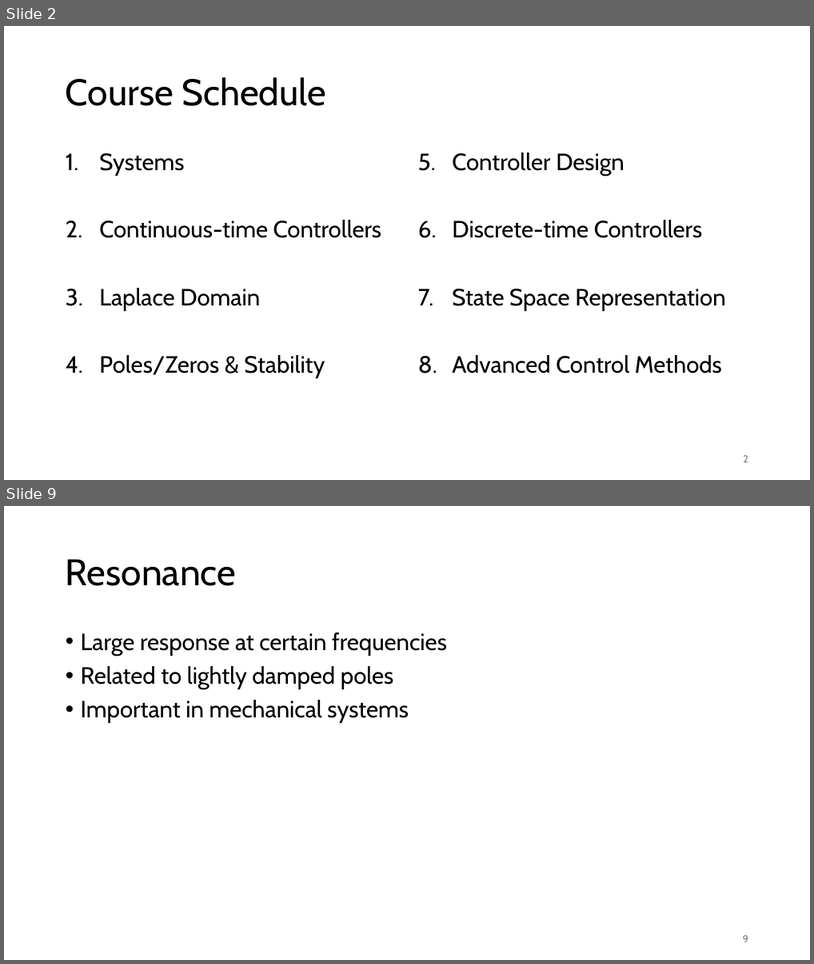
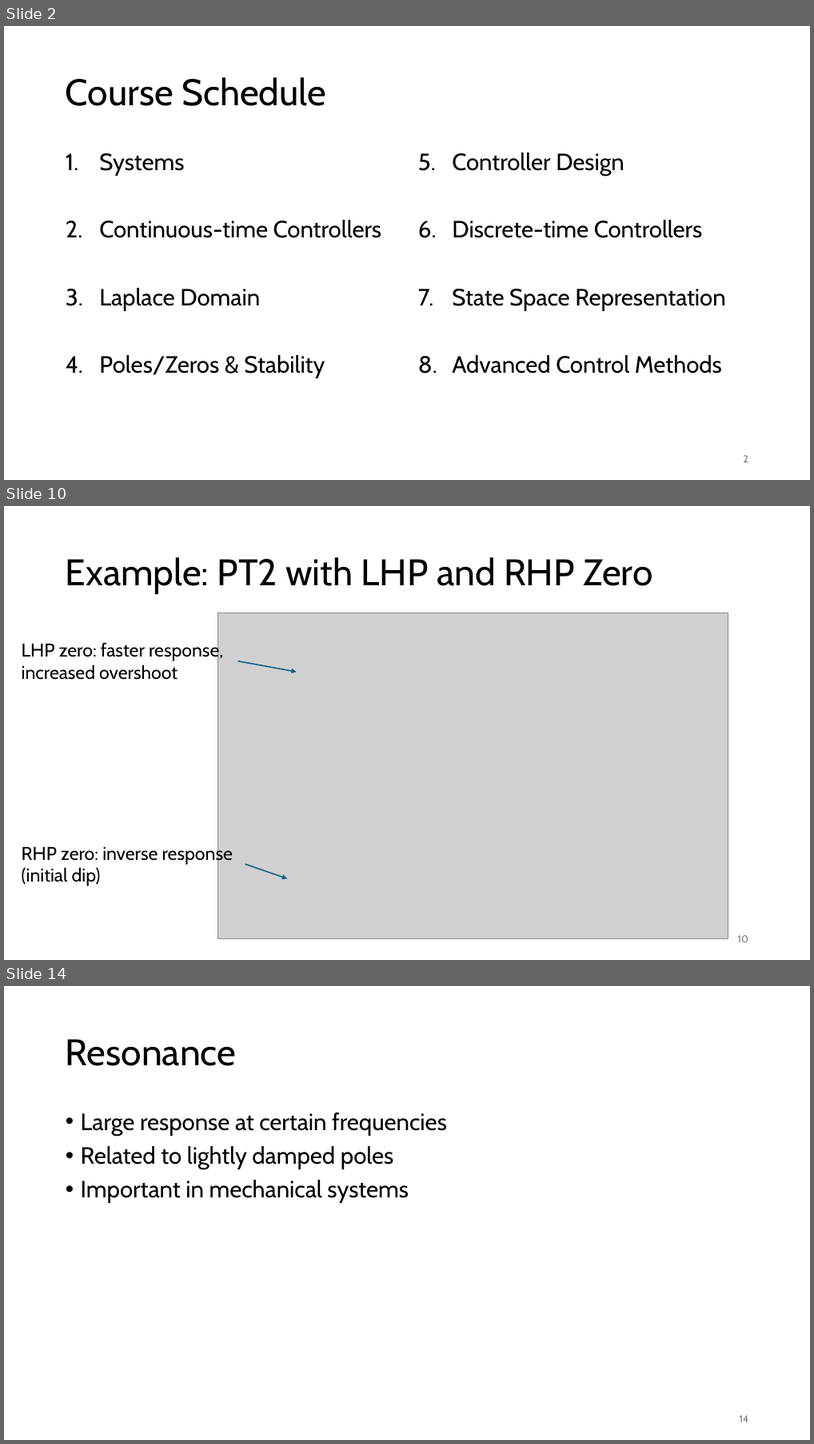
Before and after one commit to FelixWick/control_engineering, a slide deck: slides/4_stability.pptx. Shown one above the other, each under a label of ours: slides 2 and 9 before the commit, slides 2, 10 and 14 after it; the slides between them are not shown. The pictures are 814x964 and 814x1444 pixels, drawn with LibreOffice and Linux fonts; fonts in the diff are those of the drawing; grey boxes stand for pictures. Boxes give left, top, right and bottom in pixels: in the first picture for what was removed or moved away, otherwise in the second. Text is boxed around its words. In the diff, an @@ line names an element or a change of style, - is before the commit and + after.

```diff
--- a/slides/4_stability.pptx
+++ b/slides/4_stability.pptx
@@ slide 10 added at bbox=[4, 506, 810, 960], background #FFFFFF @@
@@ title added at bbox=[66, 557, 653, 594], 44 pt, text #000000 @@
+Example: PT2 with LHP and RHP Zero
@@ picture added at bbox=[218, 612, 728, 939] @@
@@ text added at bbox=[22, 640, 223, 680], 22 pt, text #000000 @@
+LHP zero: faster response, increased overshoot
@@ arrow added from (238, 661) to (297, 672), #156082 1.5 pt @@
@@ text added at bbox=[22, 844, 233, 886], 22 pt, text #000000 @@
+RHP zero: inverse response (initial dip)
@@ arrow added from (246, 864) to (287, 879), #156082 1.5 pt @@
@@ page number added at bbox=[738, 935, 749, 942], 12 pt, text #797979 @@
+10
@@ what was slide 9 is now slide 14 @@
@@ page number at bbox=[740, 1415, 749, 1422]: text changed @@
-9
+14
```
Also in this commit, not shown: 6 slides changed, 3 other slides added, 1 slide removed, 3 other files.
